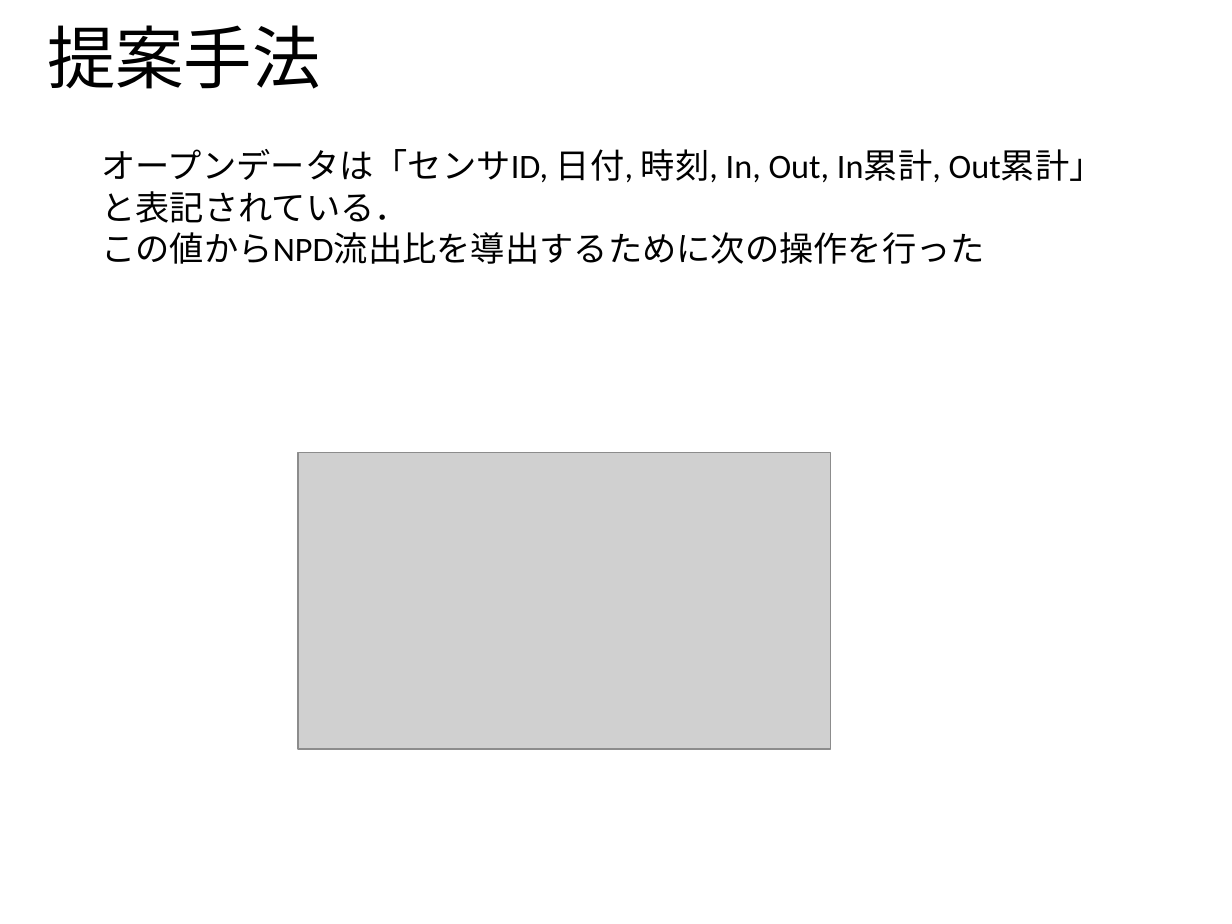
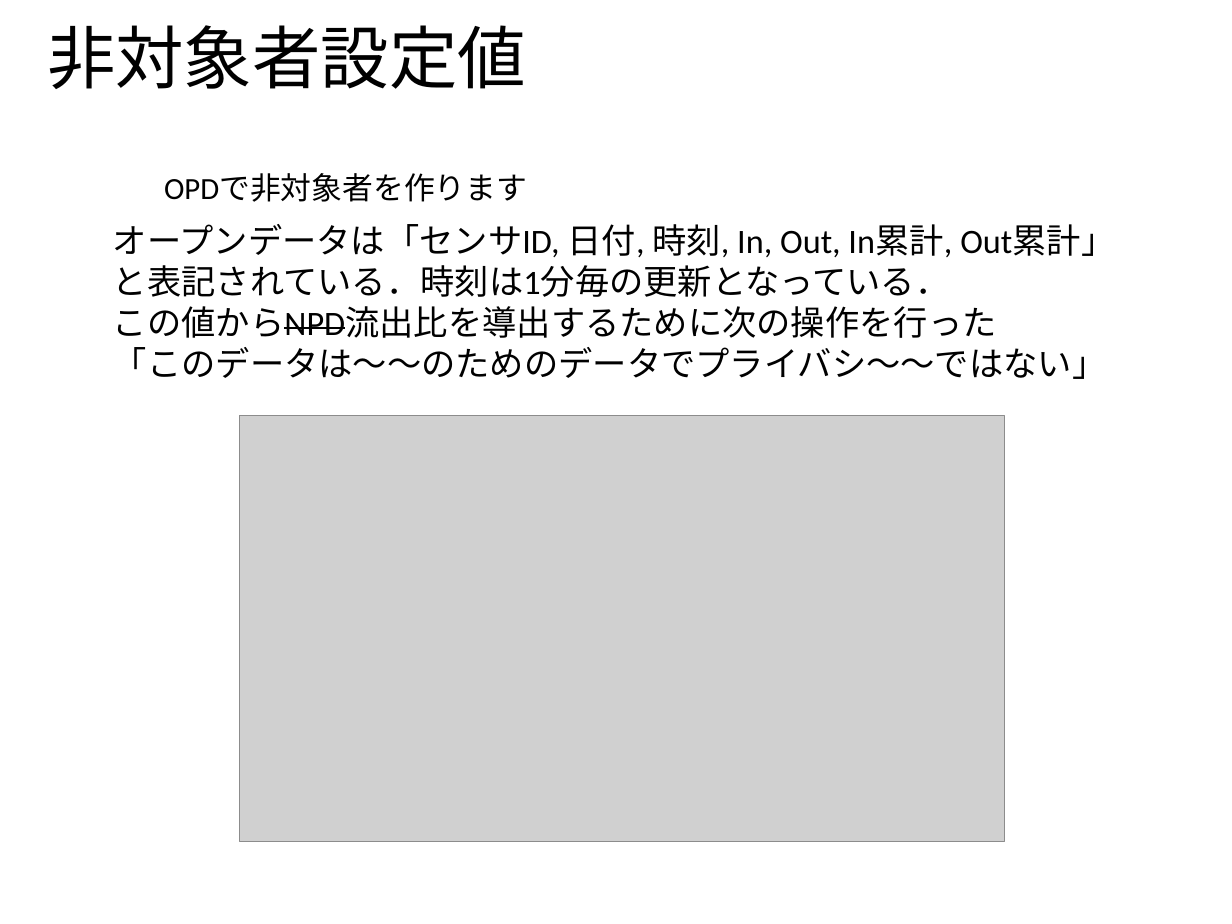
Before and after one commit to ao-megane/LplcOpenDataConverter, a slide deck: slide 13 of LplcOpenDataConverter/LplcOpenDataConverter/プレゼン/多地点カメラを用いた見守りサービスにおける第三者のプライバシデータ流出比の定量評価.pptx (slide 5 before the commit). Drawn at 1232x924 pixels with LibreOffice and Linux fonts; fonts in the diff are those of the drawing; grey boxes stand for pictures; background and template pictures are left out. Boxes give left, top, right and bottom in pixels: in the first picture for what was removed or moved away, otherwise in the second. Text is boxed around its words. In the diff, an @@ line names an element or a change of style, - is before the commit and + after.

```diff
--- a/LplcOpenDataConverter/LplcOpenDataConverter/プレゼン/多地点カメラを用いた見守りサービスにおける第三者のプライバシデータ流出比の定量評価.pptx
+++ b/LplcOpenDataConverter/LplcOpenDataConverter/プレゼン/多地点カメラを用いた見守りサービスにおける第三者のプライバシデータ流出比の定量評価.pptx
@@ title at [47,25,526,89]: text changed @@
-提案手法
+非対象者設定値
@@ text added at [164,174,527,202], 18 pt, text #000000 @@
+OPDで非対象者を作ります
@@ text at [113,224,1115,379]: text changed @@
-オープンデータは「センサID, 日付, 時刻, In, Out, In累計, Out累計」と表記されている．
-この値からNPD流出比を導出するために次の操作を行った
+オープンデータは「センサID, 日付, 時刻, In, Out, In累計, Out累計」と表記されている．時刻は1分毎の更新となっている．
+この値からNPD流出比を導出するために次の操作を行った
+「このデータは～～のためのデータでプライバシ～～ではない」
@@ picture: place and size @@
-picture at [298,452,830,749]
+picture at [240,415,1004,841]
```
Also in this commit, not shown: 18 other slides changed, 14 slides added, 2 other files.
